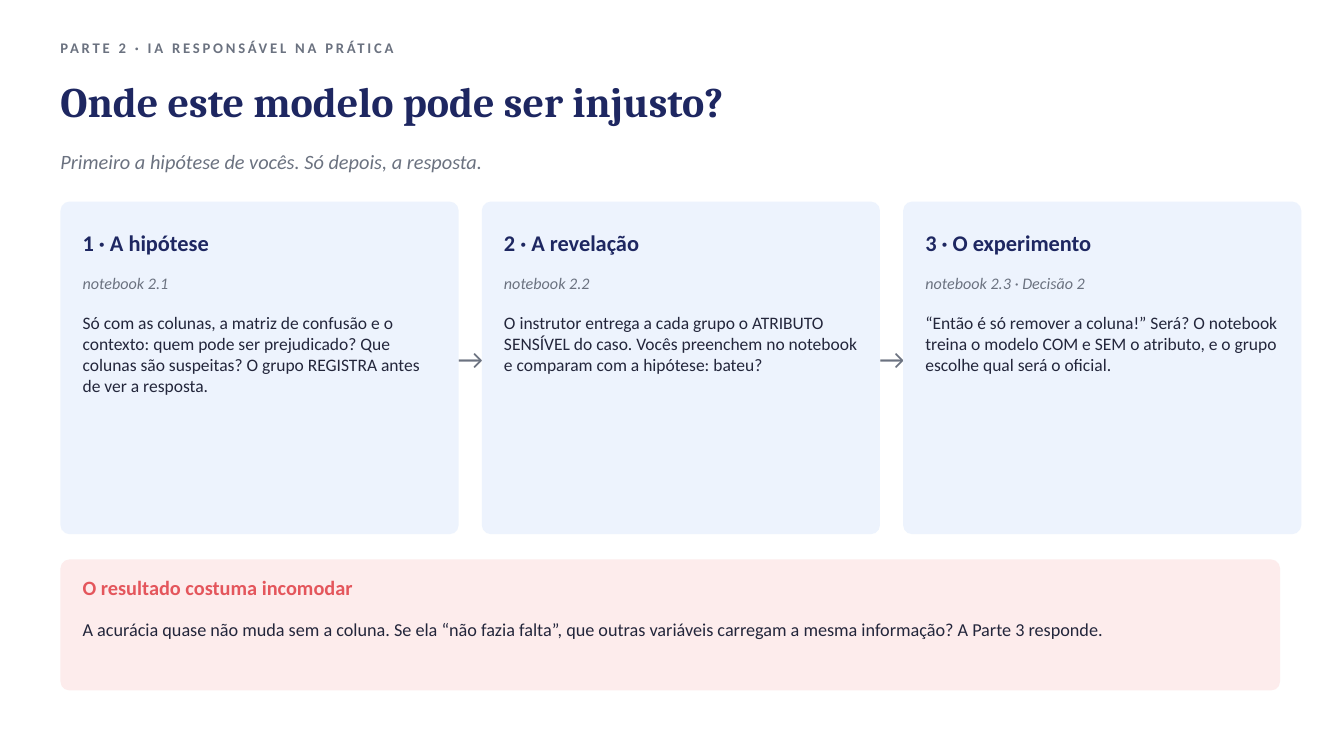
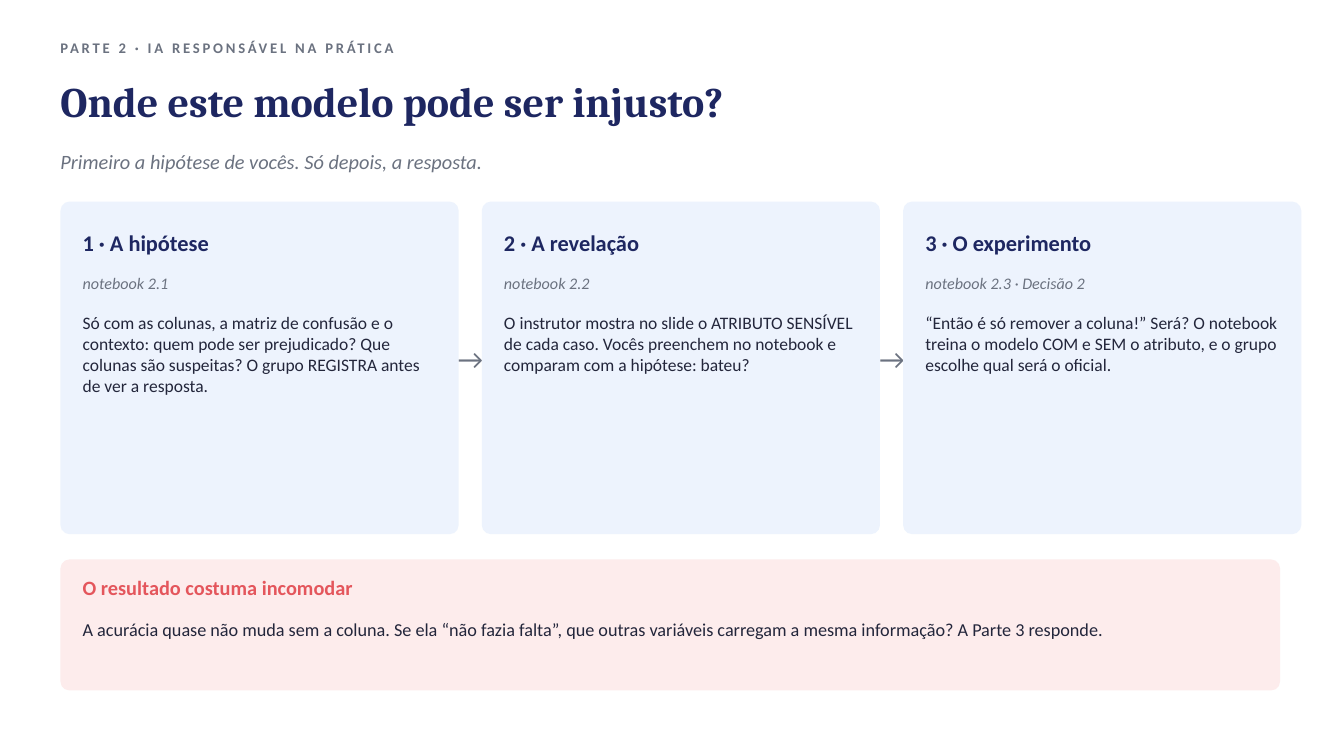
Before and after one commit to DiogoCampanha/workshop-ia-responsavel, a slide deck: slide 9 of workshop_reduzido/documentacao/slides/workshop_ia_responsavel_2h.pptx. Drawn at 1344x756 pixels with LibreOffice and Linux fonts; fonts in the diff are those of the drawing. Boxes give left, top, right and bottom in pixels: in the first picture for what was removed or moved away, otherwise in the second. Text is boxed around its words. In the diff, an @@ line names an element or a change of style, - is before the commit and + after.

Commit message:
Versão reduzida: revelação do atributo sensível por slide e ajustes no notebook
- Notebook reduzido: remove a linha de público/formato/trabalho da capa e a expressão
  "para ganhar tempo" (1.2); a seção 2.1 agora pede para esperar o instrutor mostrar
  o atributo sensível
- Slides de 2h: novo slide "A revelação" com o atributo sensível de cada caso (23 slides);
  guia do instrutor atualizado
- Ambos os notebooks: download mais robusto, com reserva via certificados do certifi
  (Macs com Python do python.org) e mensagem de erro clara sem internet

```diff
--- a/workshop_reduzido/documentacao/slides/workshop_ia_responsavel_2h.pptx
+++ b/workshop_reduzido/documentacao/slides/workshop_ia_responsavel_2h.pptx
@@ text at bbox=[504, 315, 853, 374]: text changed @@
-O instrutor entrega a cada grupo o ATRIBUTO SENSÍVEL do caso. Vocês preenchem no notebook e comparam com a hipótese: bateu?
+O instrutor mostra no slide o ATRIBUTO SENSÍVEL de cada caso. Vocês preenchem no notebook e comparam com a hipótese: bateu?
```
Also in this commit, not shown: 1 other slide changed, 1 slide added, 3 other files.
